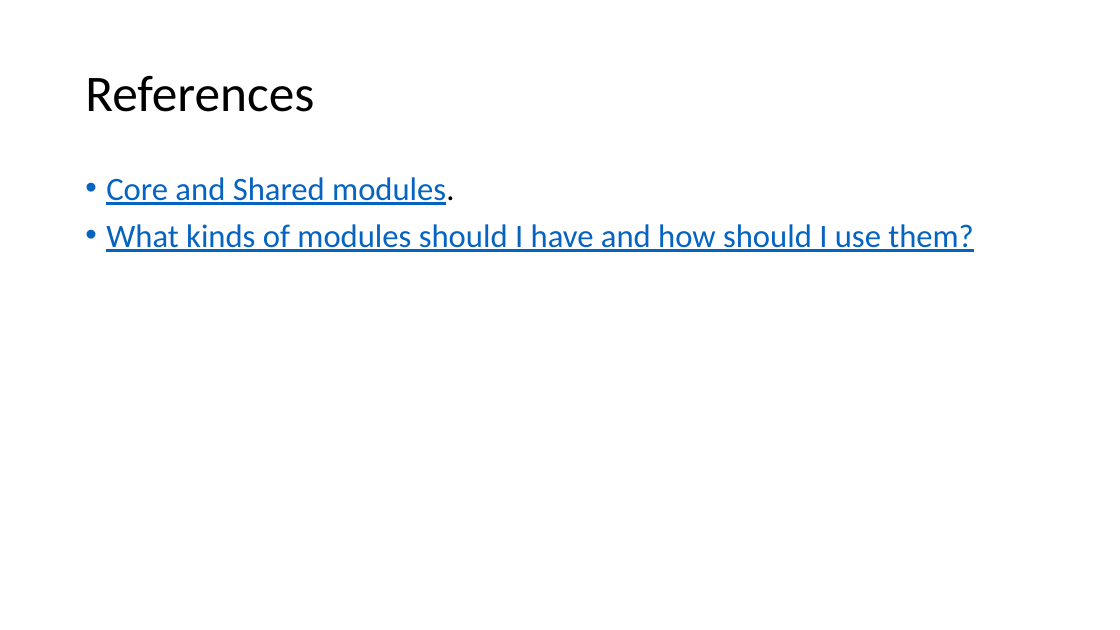
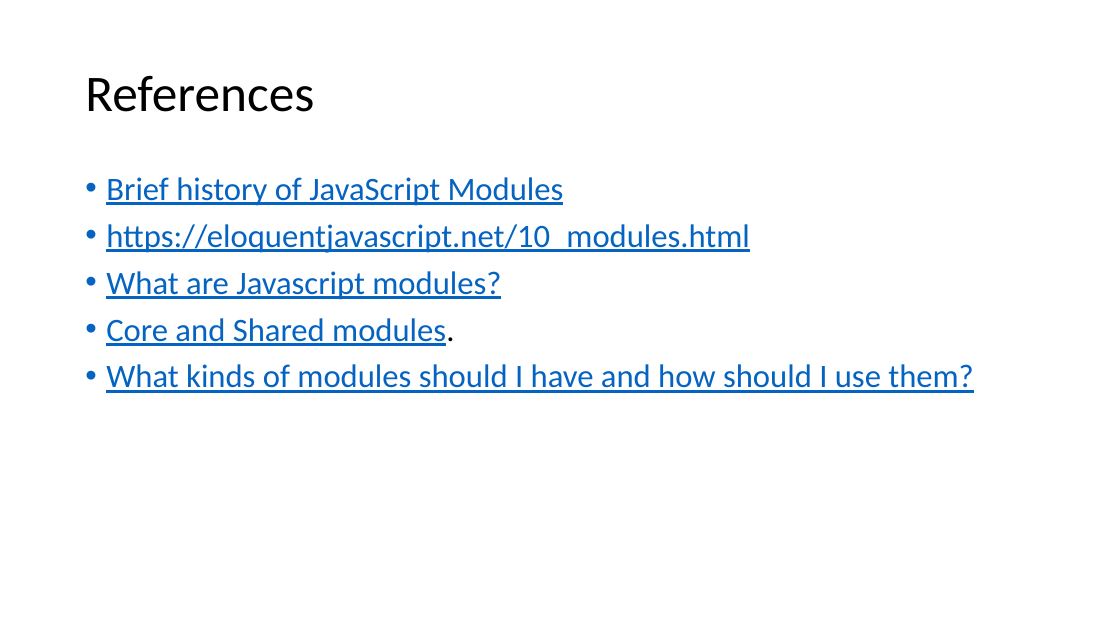
Before and after one commit to buildmotion/custom-angular-modules, a slide deck: slide 46 of presentation/custom-angular-modules.pptx (slide 48 before the commit). Drawn at 1120x630 pixels with LibreOffice and Linux fonts; fonts in the diff are those of the drawing. Boxes give left, top, right and bottom in pixels: in the first picture for what was removed or moved away, otherwise in the second. Text is boxed around its words. In the diff, an @@ line names an element or a change of style, - is before the commit and + after.

```diff
--- a/presentation/custom-angular-modules.pptx
+++ b/presentation/custom-angular-modules.pptx
@@ text at [106, 177, 750, 300]: paragraphs added @@
+• Brief history of JavaScript Modules
+• https://eloquentjavascript.net/10_modules.html
+• What are Javascript modules?
```
Also in this commit, not shown: 5 other slides changed, 1 slide added, 3 slides removed, 2 other files.
